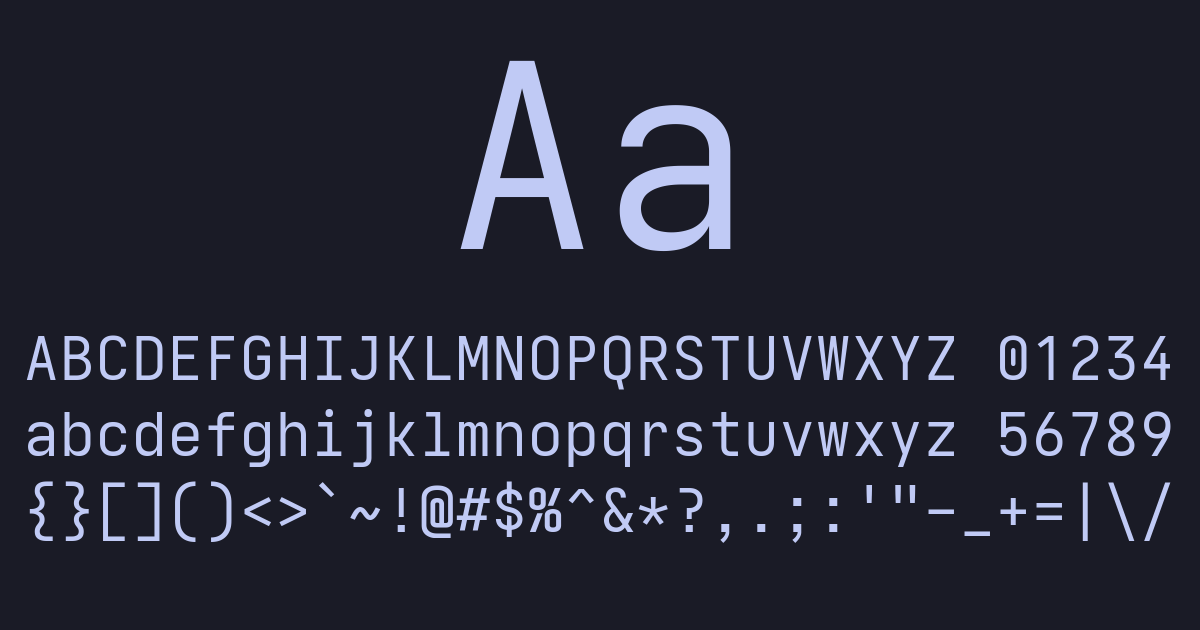
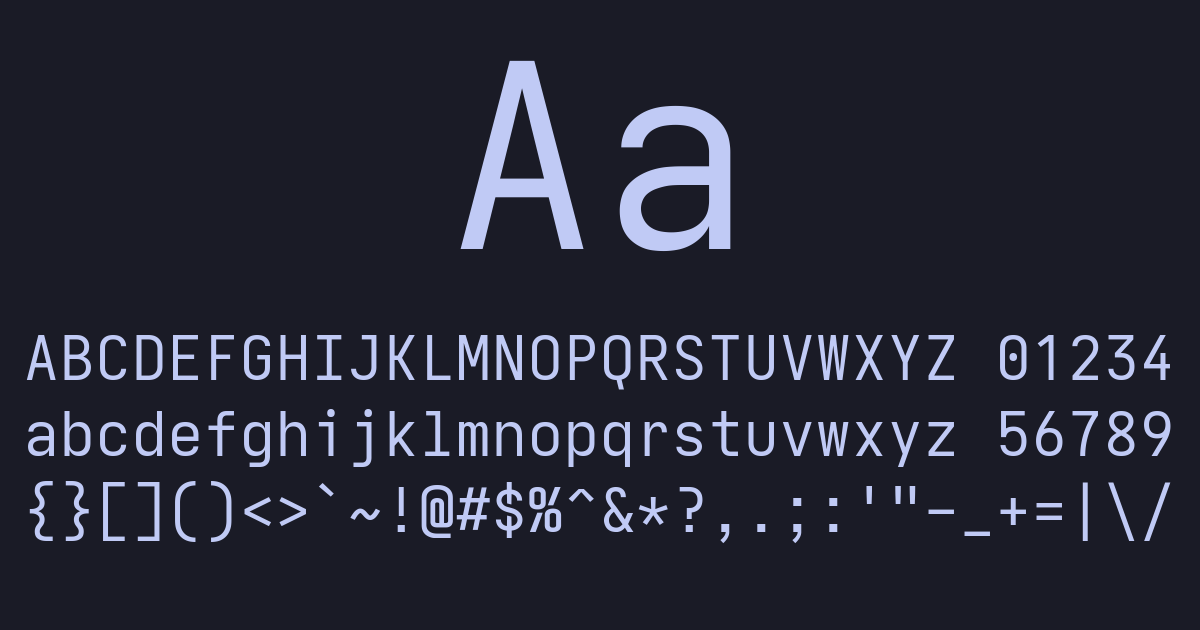
Revision of a layered 1200 × 630 image; what changed, layer by layer:
painted on "Aa ..." over (27, 105, 1171, 544)
